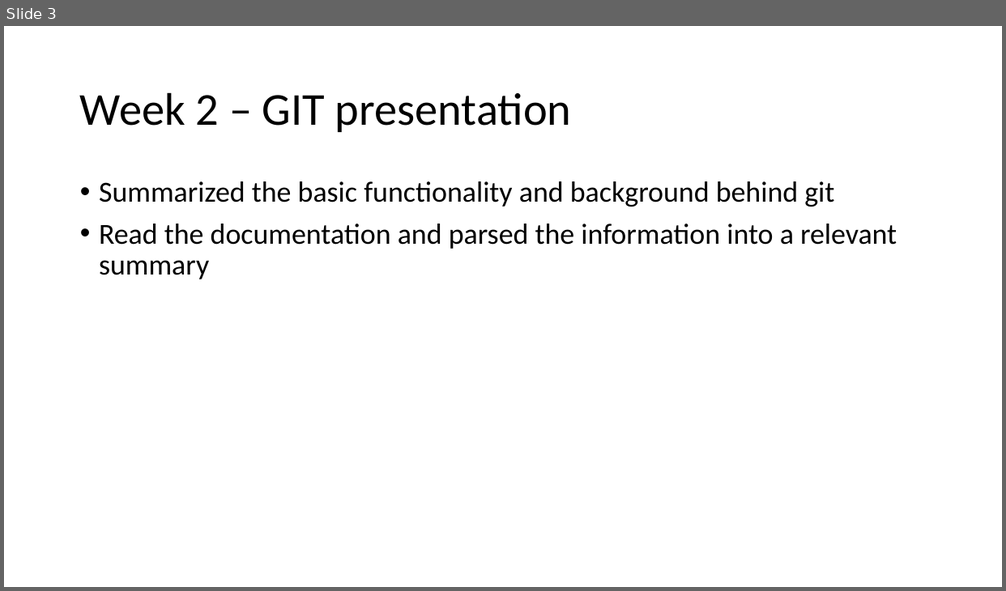
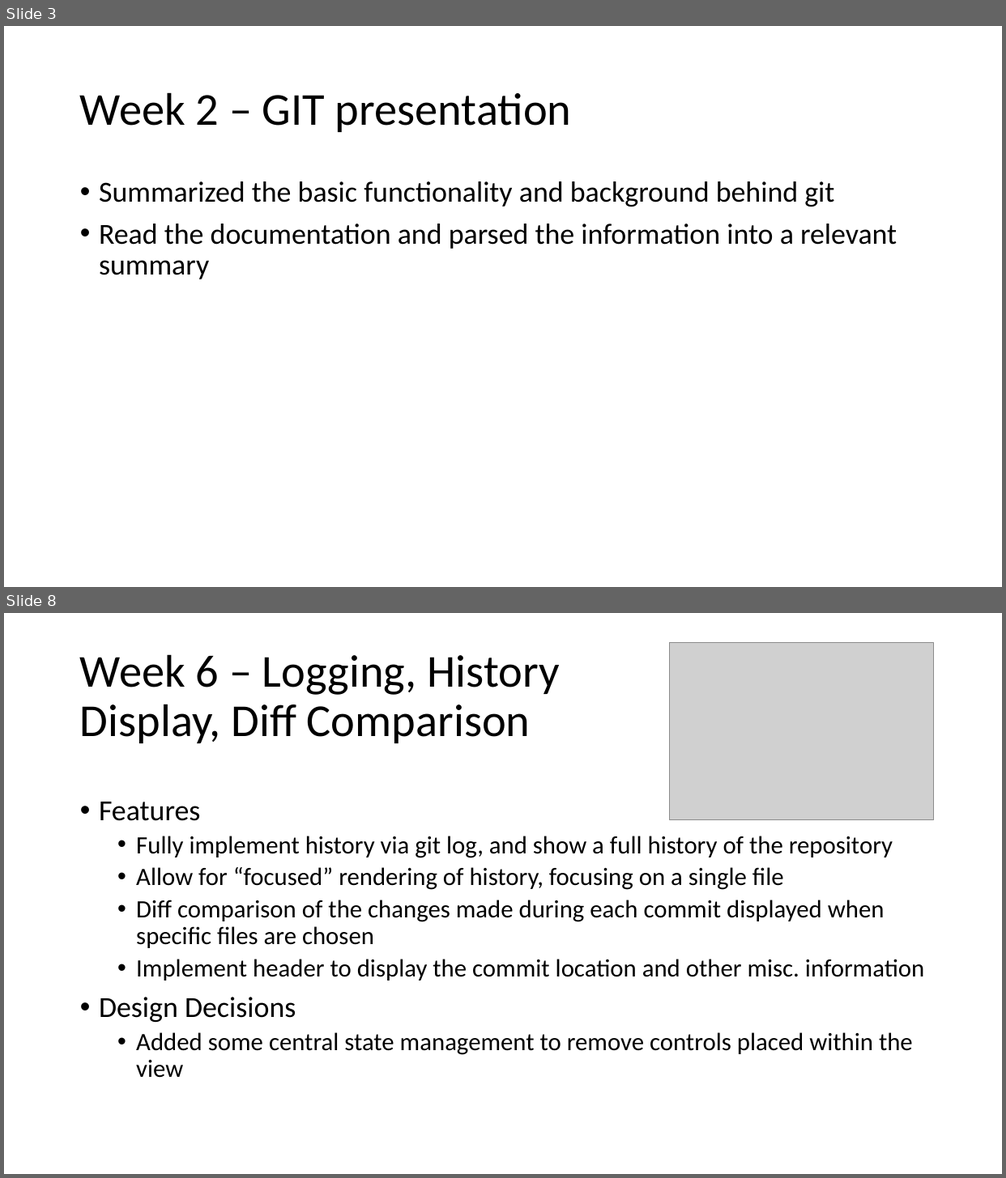
Before and after one commit to burwinliu-zz/my-jupyter-nb, a slide deck: Notes/summer2020/Summer_Summary.pptx. Shown one above the other, each under a label of ours: slide 3 before the commit, slides 3 and 8 after it; the slides between them are not shown. The pictures are 1006x591 and 1006x1178 pixels, drawn with LibreOffice and Linux fonts; fonts in the diff are those of the drawing; grey boxes stand for pictures. Boxes give left, top, right and bottom in pixels: in the first picture for what was removed or moved away, otherwise in the second. Text is boxed around its words. In the diff, an @@ line names an element or a change of style, - is before the commit and + after.

```diff
--- a/Notes/summer2020/Summer_Summary.pptx
+++ b/Notes/summer2020/Summer_Summary.pptx
@@ slide 8 added at box(4, 613, 1002, 1174), background #FFFFFF @@
@@ title added at box(80, 654, 560, 743), 44 pt, text #000000 @@
+Week 6 – Logging, History Display, Diff Comparison
@@ picture added at box(670, 643, 934, 820) @@
@@ text added at box(99, 802, 924, 1078), 24 pt, text #000000 @@
+• Features
+  • Fully implement history via git log, and show a full history of the repository
+  • Allow for “focused” rendering of history, focusing on a single file
+  • Diff comparison of the changes made during each commit displayed when specific files are chosen
+  • Implement header to display the commit location and other misc. information
+• Design Decisions
+  • Added some central state management to remove controls placed within the view
```
Also in this commit, not shown: 1 slide changed, 4 other slides added, 37 other files.
